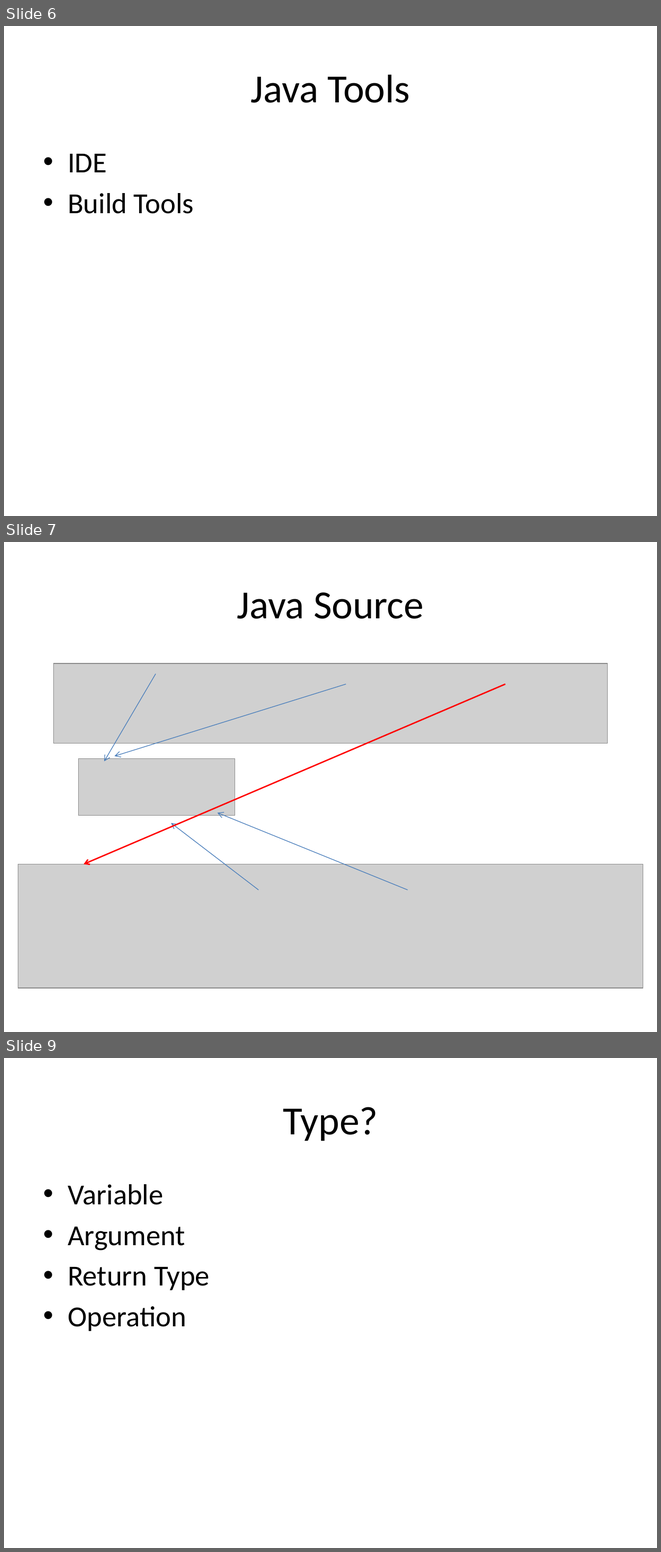
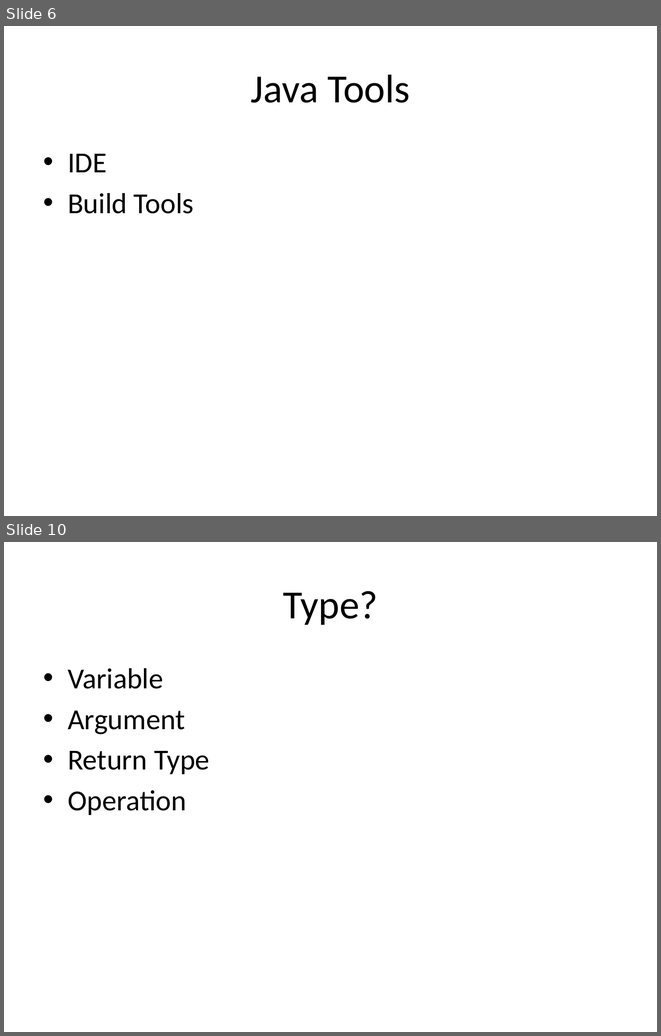
Before and after one commit to milhcbt/oot-aide, a slide deck: src/main/resources/Dasar-Dasar Pemograman Java.pptx. Shown one above the other, each under a label of ours: slides 6, 7 and 9 before the commit, slides 6 and 10 after it; the slides between them are not shown. The pictures are 661x1552 and 661x1036 pixels, drawn with LibreOffice and Linux fonts; fonts in the diff are those of the drawing; grey boxes stand for pictures. Boxes give left, top, right and bottom in pixels: in the first picture for what was removed or moved away, otherwise in the second. Text is boxed around its words. In the diff, an @@ line names an element or a change of style, - is before the commit and + after.

```diff
--- a/src/main/resources/Dasar-Dasar Pemograman Java.pptx
+++ b/src/main/resources/Dasar-Dasar Pemograman Java.pptx
@@ slide 7 removed at (4,542,657,1032), background #FFFFFF @@
@@ title removed at (237,592,424,619) @@
-Java Source
@@ picture removed at (54,663,607,743) @@
@@ arrow removed from (505, 685) to (84, 864) @@
@@ arrow removed from (156, 674) to (105, 761) @@
@@ arrow removed from (346, 685) to (114, 756) @@
@@ picture removed at (78,759,235,815) @@
@@ arrow removed from (258, 889) to (171, 823) @@
@@ arrow removed from (407, 889) to (218, 812) @@
@@ picture removed at (18,864,643,988) @@
@@ what was slide 9 is now slide 10 @@
```
Also in this commit, not shown: 3 slides changed, 9 slides added, 1 other slide removed, 5 other files.
